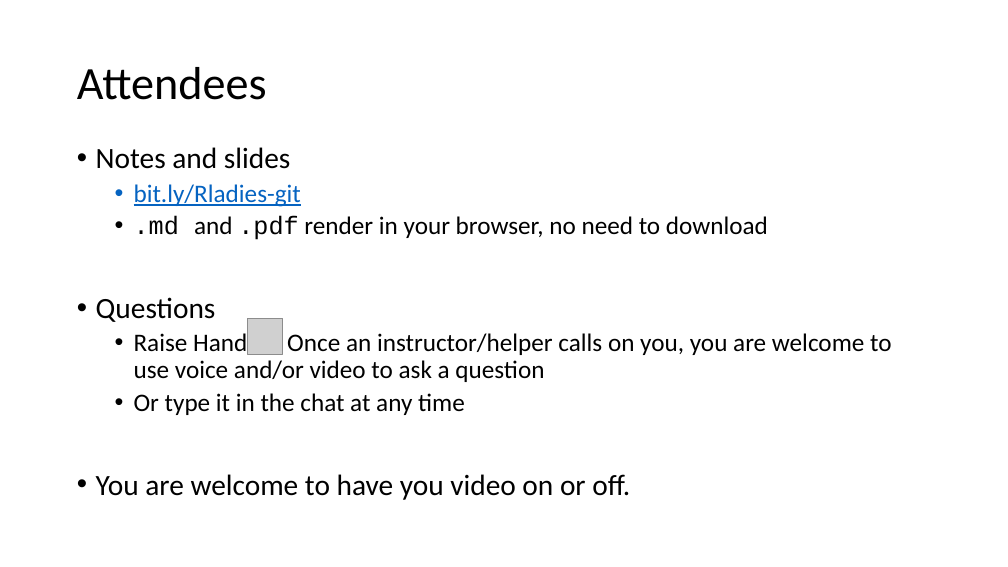
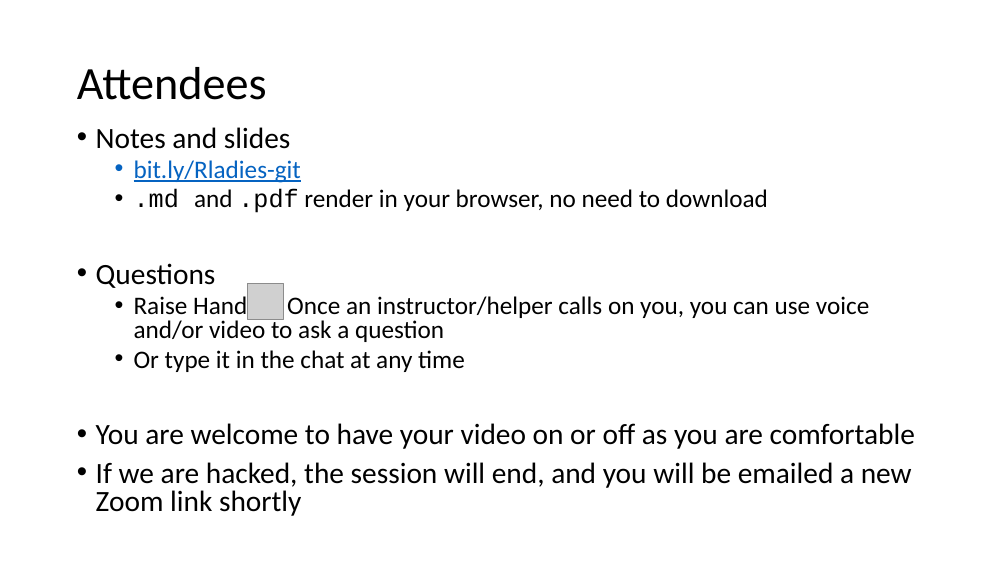
Before and after one commit to kdillmcfarland/2021-04-02-r-ladies-seattle-online, a slide deck: slide 4 of _episodes/R-ladies/2021-04_setup.pptx. Drawn at 1008x567 pixels with LibreOffice and Linux fonts; fonts in the diff are those of the drawing; grey boxes stand for pictures. Boxes give left, top, right and bottom in pixels: in the first picture for what was removed or moved away, otherwise in the second. Text is boxed around its words. In the diff, an @@ line names an element or a change of style, - is before the commit and + after.

```diff
--- a/_episodes/R-ladies/2021-04_setup.pptx
+++ b/_episodes/R-ladies/2021-04_setup.pptx
@@ text "Notes and slides": place and size @@
-text "Notes and slides" at (96,147,891,500)
+text "Notes and slides" at (96,127,915,516)
@@ text at (96,127,768,372): line spacing 0.9 to 0.8 @@
@@ text at (134,296,869,342): text changed @@
-  • Raise Hand Once an instructor/helper calls on you, you are welcome to use voice and/or video to ask a question
+  • Raise Hand Once an instructor/helper calls on you, you can use voice and/or video to ask a question
@@ picture: place and size @@
-picture at (247,318,283,354)
+picture at (248,284,284,319)
@@ text at (96,423,915,516): text changed @@
-• You are welcome to have you video on or off.
+• You are welcome to have your video on or off as you are comfortable
+• If we are hacked, the session will end, and you will be emailed a new Zoom link shortly
```
Also in this commit, not shown: 2 other slides changed.
